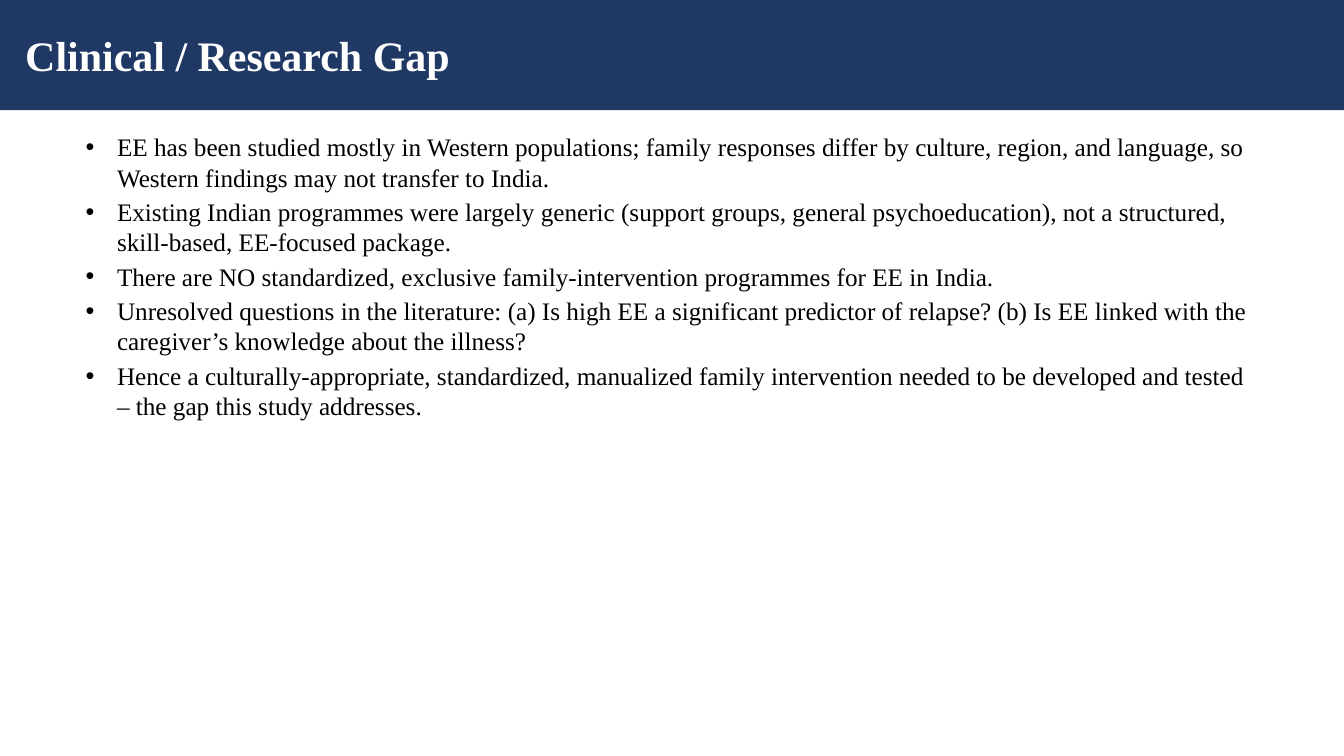
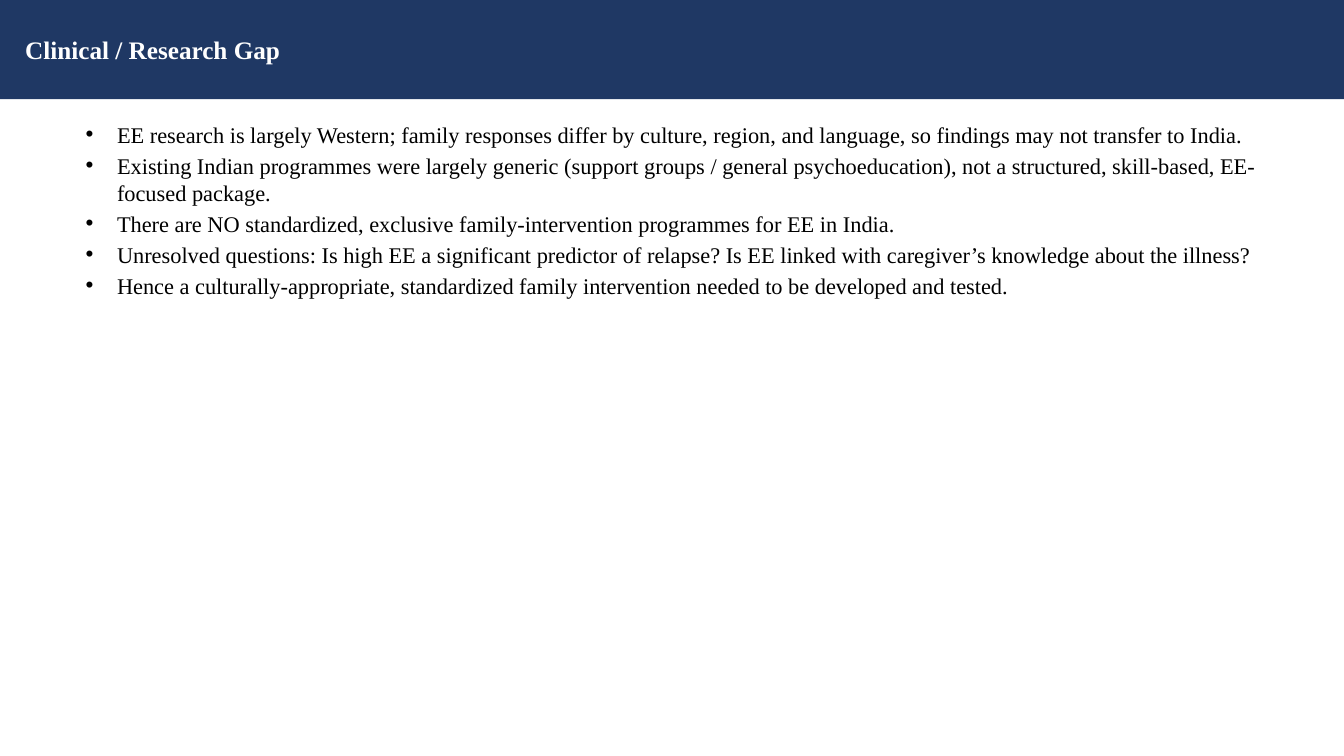
Before and after one commit to tejasdangodra786-byte/Dango-kiro, a slide deck: slide 8 of Family_Intervention_EE_Schizophrenia_JournalClub.pptx. Drawn at 1344x756 pixels with LibreOffice and Linux fonts; fonts in the diff are those of the drawing. Boxes give left, top, right and bottom in pixels: in the first picture for what was removed or moved away, otherwise in the second. Text is boxed around its words. In the diff, an @@ line names an element or a change of style, - is before the commit and + after.

Commit message:
Revise presentation: fonts 16/18pt, journal name on title slide, inline sources on intro/definitions, single aim/objective/hypothesis, new technique-explainer slide, and Critical Reflection slide

```diff
--- a/Family_Intervention_EE_Schizophrenia_JournalClub.pptx
+++ b/Family_Intervention_EE_Schizophrenia_JournalClub.pptx
@@ rectangle "Clinical / Research Gap" resized from (x1=0, y1=0, x2=1344, y2=110) to (x1=0, y1=0, x2=1344, y2=99) @@
@@ rectangle "Clinical / Research Gap" at (x1=0, y1=0, x2=1344, y2=99): size 30 to 18 pt @@
@@ text "EE research is largely Western; ..." moved from (x1=117, y1=138, x2=1246, y2=421) to (x1=117, y1=127, x2=1255, y2=299) @@
@@ text at (x1=117, y1=127, x2=1255, y2=206): text changed; size 18 to 16 pt @@
-• EE has been studied mostly in Western populations; family responses differ by culture, region, and language, so Western findings may not transfer to India.
-• Existing Indian programmes were largely generic (support groups, general psychoeducation), not a structured, skill-based, EE-focused package.
+• EE research is largely Western; family responses differ by culture, region, and language, so findings may not transfer to India.
+• Existing Indian programmes were largely generic (support groups / general psychoeducation), not a structured, skill-based, EE-focused package.
@@ text at (x1=117, y1=216, x2=894, y2=237): size 18 to 16 pt in "There are NO standardized, exclusive family-intervention pro ..." @@
@@ text at (x1=117, y1=247, x2=1250, y2=299): text changed; size 18 to 16 pt @@
-• Unresolved questions in the literature: (a) Is high EE a significant predictor of relapse? (b) Is EE linked with the caregiver’s knowledge about the illness?
-• Hence a culturally-appropriate, standardized, manualized family intervention needed to be developed and tested – the gap this study addresses.
+• Unresolved questions: Is high EE a significant predictor of relapse? Is EE linked with caregiver’s knowledge about the illness?
+• Hence a culturally-appropriate, standardized family intervention needed to be developed and tested.
```
Also in this commit, not shown: 26 other slides changed, 4 slides added, 1 slide removed.
